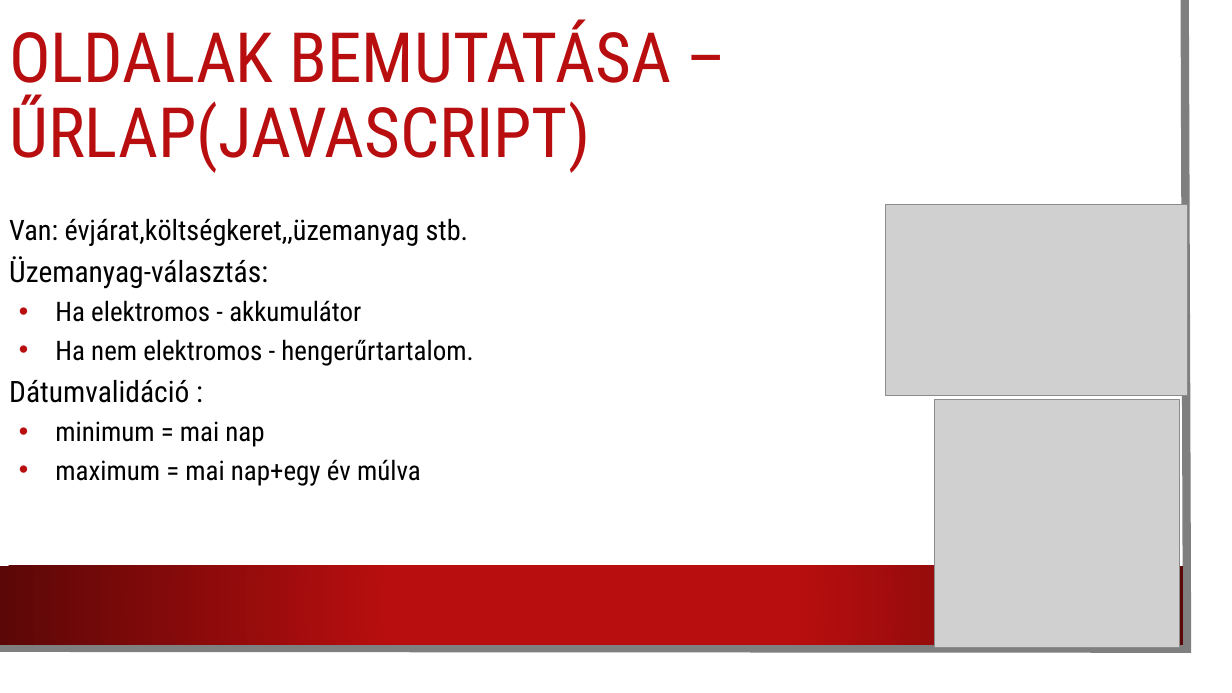
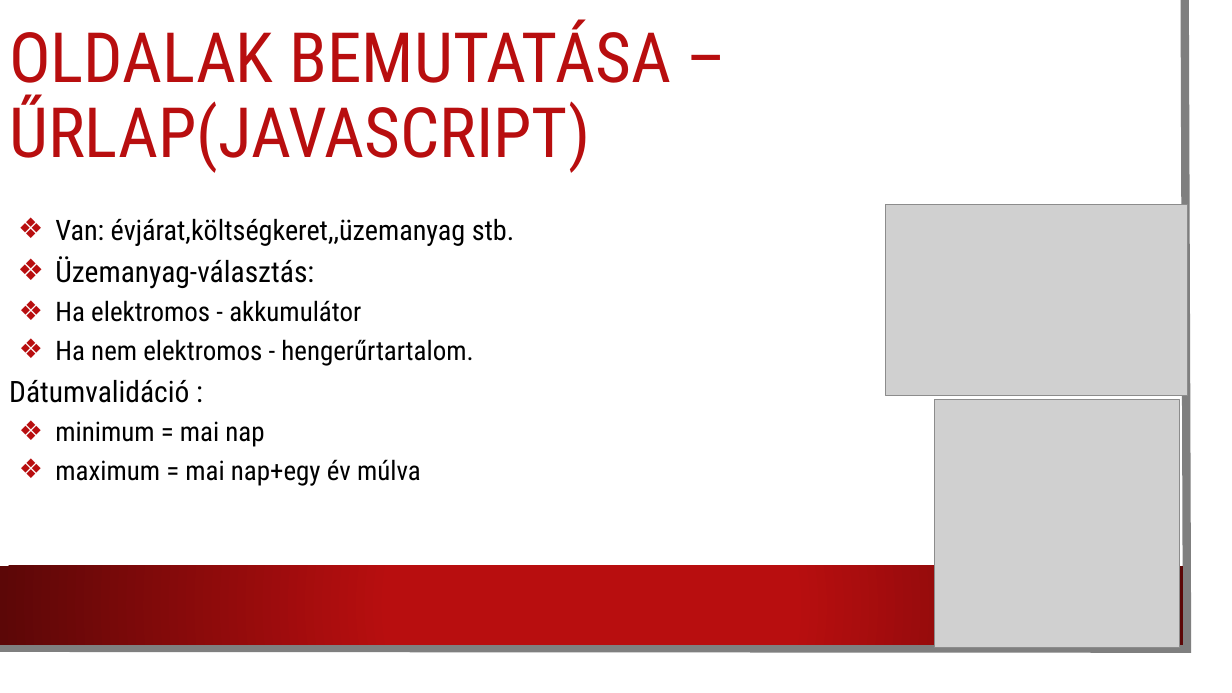
Before and after one commit to Kristof486/WebProjekt2026, a slide deck: slide 5 of Autókereskedés webproject.pptx. Drawn at 1232x693 pixels with LibreOffice and Linux fonts; fonts in the diff are those of the drawing; grey boxes stand for pictures; background and template pictures are left out. Boxes give left, top, right and bottom in pixels: in the first picture for what was removed or moved away, otherwise in the second. Text is boxed around its words. In the diff, an @@ line names an element or a change of style, - is before the commit and + after.

```diff
--- a/Autókereskedés webproject.pptx
+++ b/Autókereskedés webproject.pptx
@@ text at [55, 218, 514, 486]: bullet none to ❖; bullet • to ❖ @@
```
Also in this commit, not shown: 4 other slides changed, 1 slide added, 1 slide removed.
